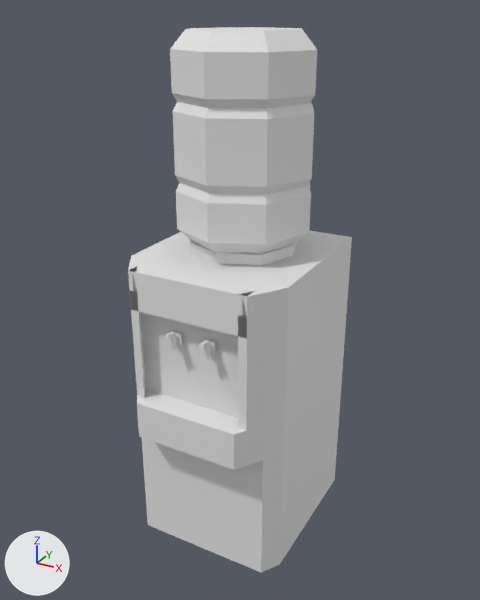
Before and after pictures for a commit that changed the Blender file Drug Office/Assets/Graphic Assets/Baniak.blend.
Rendered twice from a 50 mm lens placed at (2.78, -5.13, 3.52), pointed at (0.01, -0.1, 1.01). Lighting does not change. The marker at lower left points along +X, +Y and +Z.

Names of what the first picture shows: 'Cube', 'Kostka', 'Kostka.001', 'Kostka.002', 'Kostka.003'.
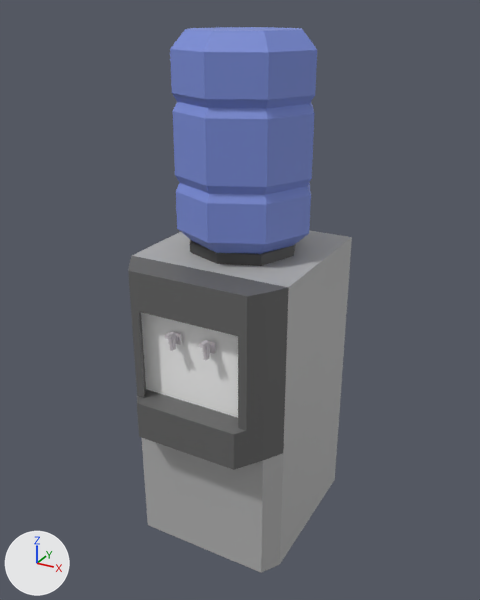
Pixel boxes (x1, y1, x2, y2) of what changed, in the pictures (480 x 600 px; the box of a moved part takes in the faces that stretch with it):
'Kostka', recoloured, surface changed: (128, 256, 289, 573) in both
'Kostka.003', recoloured (grey to blue): (170, 27, 317, 254) in both
'Cube', recoloured: (132, 230, 352, 563) in both
'Kostka.002', recoloured (grey to black): (190, 240, 296, 266) in both
'Kostka.001', recoloured: (165, 331, 216, 360) in both
part 1 of me_kostka, moved or reshaped: before (128, 266, 255, 338); after (136, 266, 255, 336)
part 2 of me_kostka, surface changed: (128, 256, 289, 573) in both

Diff of the bpy script that builds the scene:
```diff
--- a/Drug Office/Assets/Graphic Assets/Baniak.blend.py
+++ b/Drug Office/Assets/Graphic Assets/Baniak.blend.py
@@ img_pixil_frame_0__2__png @@
+img_pixil_frame_0__2__png = load_image('pixil-frame-0 (2).png', 'pixil-frame-0 (2).png', 100, 100, 'sRGB')
@@ img_pixil_frame_0__3__png @@
+img_pixil_frame_0__3__png = load_image('pixil-frame-0 (3).png', 'pixil-frame-0 (3).png', 100, 100, 'sRGB')
@@ img_pixil_frame_0__5__png @@
+img_pixil_frame_0__5__png = load_image('pixil-frame-0 (5).png', 'pixil-frame-0 (5).png', 100, 100, 'sRGB')
@@ mat_materiał_002 @@
+mat_materiał_002 = principled_material('Materiał.002')
+mat_materiał_002.texture = img_pixil_frame_0__2__png
@@ mat_materiał_003 @@
+mat_materiał_003 = principled_material('Materiał.003')
+mat_materiał_003.texture = img_pixil_frame_0__3__png
@@ mat_materiał_005 @@
+mat_materiał_005 = principled_material('Materiał.005')
+mat_materiał_005.texture = img_pixil_frame_0__5__png
@@ me_cube @@
 me_cube.from_pydata(...)  # 132 vertices, 130 faces; spans x -1.0..1.0, y -1.0..1.1, z -1.05..1.0
-me_cube.materials.append(mat_material)  # white #e7e7e7
+me_cube.materials.append(mat_materiał_005)  # picture img_pixil_frame_0__5__png
@@ me_kostka @@
 me_kostka.from_pydata(...)  # 64 vertices, 62 faces; spans x -1.0..1.0, y -3.6..1.0, z -1.0..1.0
 # used by ob_kostka; location = (0.0, -0.77, 0.05); scale = (0.771, 0.0901, 1.45)
-me_kostka.vertices[60].co = (0.74, -2.5, 1.0)  # pixel (247, 296)
-me_kostka.vertices[61].co = (-0.74, -2.5, 1.0)  # pixel (128, 270)
-me_kostka.vertices[62].co = (-0.74, -2.5, 0.75)  # pixel (130, 309)
-me_kostka.vertices[63].co = (0.74, -2.5, 0.75)  # pixel (246, 338)
+# me_kostka part 1
+me_kostka.vertices[60].co = (0.63, -2.5, 1.0)  # pixel (237, 294)
+me_kostka.vertices[61].co = (-0.63, -2.5, 1.0)  # pixel (135, 272)
+me_kostka.vertices[62].co = (-0.63, -2.5, 0.75)  # pixel (138, 311)
+me_kostka.vertices[63].co = (0.63, -2.5, 0.75)  # pixel (238, 336)
+# me_kostka part 2: texture (UV) coordinates of 62 of 62 faces, centred in x -0.93..0.93, y -3.6..1.0, z -1.0..1.0, changed; they spanned u 0.12..0.88, v 0.0..1.0 and now span u 0.06..0.96, v 0.08..0.9
+me_kostka.materials.append(mat_materiał_005)  # picture img_pixil_frame_0__5__png
@@ me_kostka_001 @@
 me_kostka_001.from_pydata(...)  # 80 vertices, 78 faces; spans x -1.0..1.0, y -13.67..1.0, z -1.78..1.75
+me_kostka_001.materials.append(mat_materiał_002)  # picture img_pixil_frame_0__2__png
@@ me_kostka_002 @@
 me_kostka_002.from_pydata(...)  # 18 vertices, 16 faces; spans x -1.0..1.0, y -1.0..1.0, z -1.0..1.0
+me_kostka_002.materials.append(mat_materiał_003)  # picture img_pixil_frame_0__3__png
@@ me_kostka_003 @@
 me_kostka_003.from_pydata(...)  # 82 vertices, 80 faces; spans x -1.0..1.0, y -1.0..1.0, z -1.0..1.0
+me_kostka_003.materials.append(mat_materiał_002)  # picture img_pixil_frame_0__2__png
```
